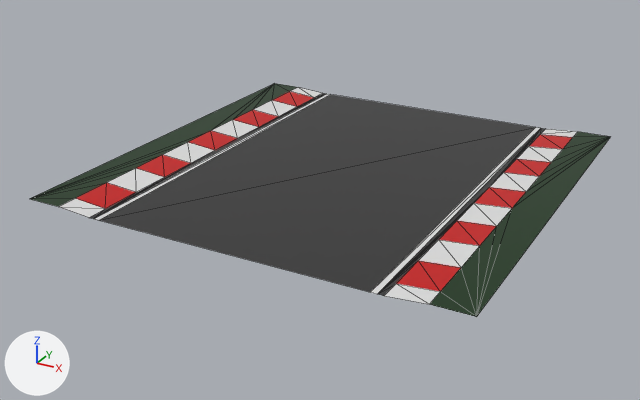
Renders of the FBX model Assets/BEDRILL/Modular_Track_Free/Models/Track_line_type_01_15m_free.fbx from each side of a commit.
Rendered twice from a 50 mm camera at (13.2, -25.83, 11.47) aimed at (-0.55, -0.84, -1.03). Arrows for +X, +Y and +Z are at lower left; the lights stay in place. Mesh edges are drawn as thin lines. Where no turn or scale is listed for an object, it has been applied to the vertices.

Before the edit, the objects in view are built like this:
```python
me_plane_068 = bpy.data.meshes.new('Plane.068')
me_plane_068.from_pydata(...)  # 60 vertices, 98 faces; spans x -7.5..7.5, y -7.5..7.5, z 0.0..0.1
me_plane_068.materials.append(mat_trek_material_free)  # picture img_track_texture_free_png
ob_track_line_type_01_15m_free = bpy.data.objects.new('Track_line_type_01_15m_free', me_plane_068)
ob_track_line_type_01_15m_free.location = (0.0, 0.0, 0.0)
```
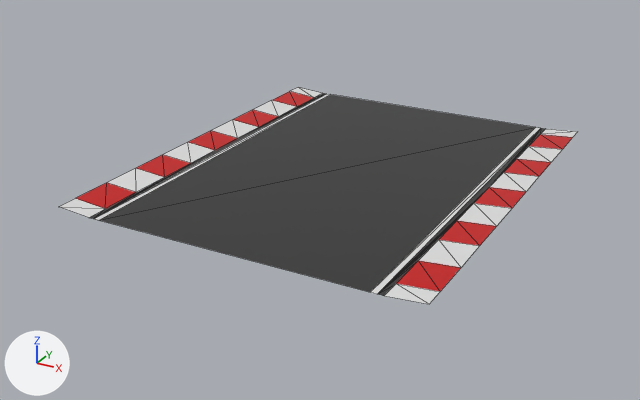
What differs and where, as boxes (x1, y1, x2, y2) in the pictures (640 x 400 px):
'Track_line_type_01_15m_free', reshaped (10% narrower, 7% shorter)
    before: (30, 83, 610, 317)
    after: (58, 87, 578, 304)
part 1 of me_plane_068, deleted
    before: (429, 132, 610, 317)
part 2 of me_plane_068, deleted
    before: (30, 83, 298, 206)

The change, as a list of edits to the scene's bpy script:
```text
Change me_plane_068:
    used by ob_track_line_type_01_15m_free; location = (0.0, 0.0, 0.0)
    remove me_plane_068.from_pydata(...)  # 60 vertices, 98 faces; spans x -7.5..7.5, y -7.5..7.5, z 0.0..0.1
    add me_plane_068.from_pydata(...)  # 56 vertices, 74 faces; spans x -6.3..6.3, y -7.5..7.5, z 0.0..0.1
    me_plane_068 part 1
    2 vertices are removed from x 7.5, y -7.5..7.5, z 0.1
    12 faces are deleted
    me_plane_068 part 2
    2 vertices are removed from x -7.5, y -7.5..7.5, z 0.1
    12 faces are deleted
```
